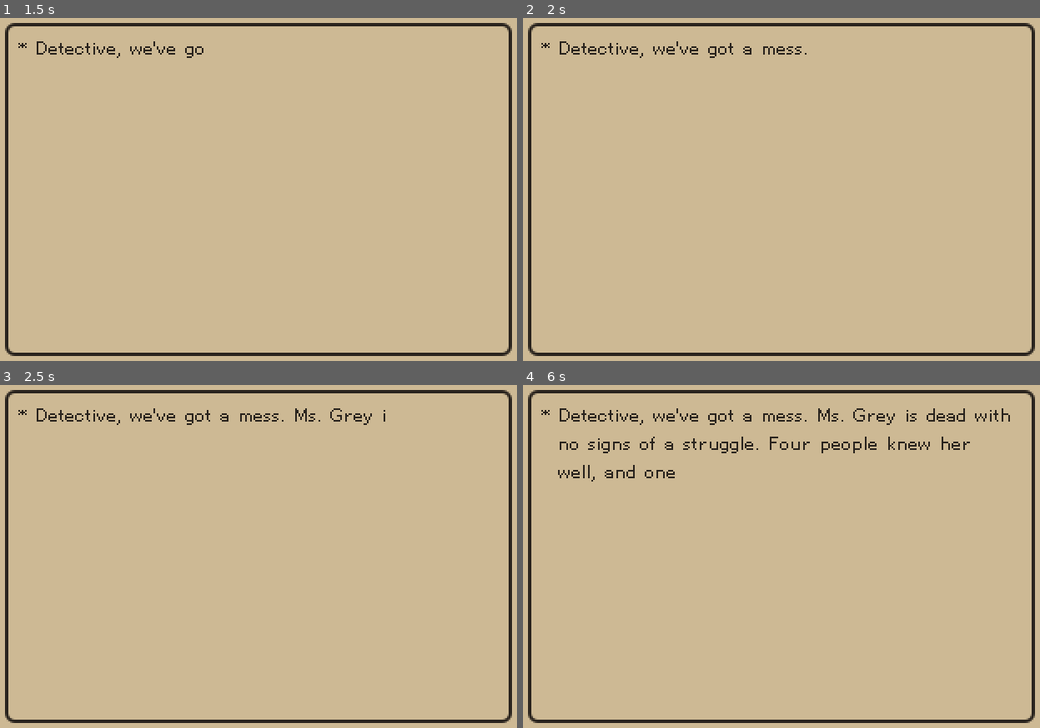
Above: before the commit, frames 1-4 (two rows, left to right).
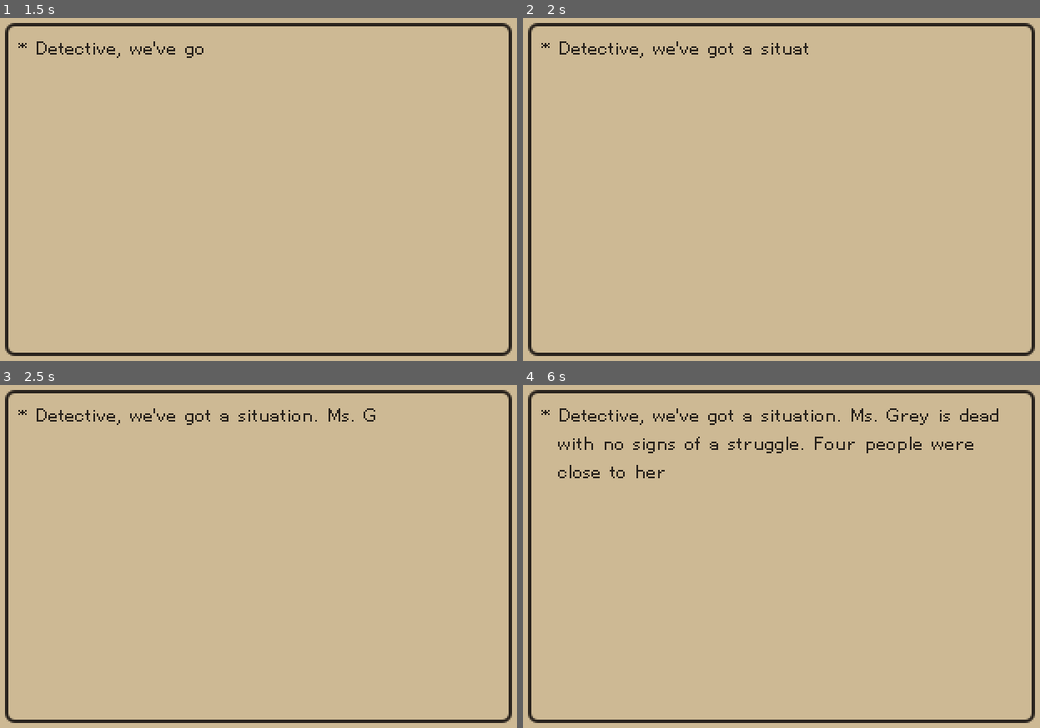
Above: after the commit, the same moments.

Repository: hkattt/game-off-2024
Game: Godot game, scene res://scenes/start_menu.tscn
Two runs of this game, one before a commit and one after it. Both use one fixed random seed, a clock stepped at 60 frames per second and the inputs below. Sound files missing from this copy of the repository are replaced by a short silence.
Inputs:
- Up to frame 1 (1.5 s): tap Space at 0.5 s; hold Right (ui_right) from 0.53 s (still down); tap Enter (ui_accept) at 0.77 s
- Up to frame 2 (2 s): keep holding Right (ui_right); tap Enter (ui_accept) at 1.52 s
- Up to frame 3 (2.5 s): tap Enter (ui_accept) at 2 s; release Right (ui_right) at 2.03 s; hold Left (ui_left) from 2.03 s (still down)
- Up to frame 4 (6 s): release Left (ui_left) at 2.78 s; hold Right (ui_right) 2.78-4.28 s; tap Enter (ui_accept) at 3.02, 3.77, 4.52, 5.75 s; hold Left (ui_left) 4.28-5.03 s; hold Right (ui_right) 5.03-5.78 s; hold Left (ui_left) from 5.78 s (still down)

Frame 1 is identical in both runs. In frame 2, 0.1% of the frame differs, in the area x 46-56%, y 7-11%; in frame 3, 0.3%; in frame 4, 1.8%, in the area x 6-95%, y 6-29%.

Commit message:
Improving story and logic puzzles

Diff:
--- a/game-off-2024/assets/minigames/scientist/logic-challenges.json
+++ b/game-off-2024/assets/minigames/scientist/logic-challenges.json
@@ -18,6 +18,22 @@
         },
         {
             "elements": [
+                "7",
+                "[?]",
+                "9",
+                "6",
+                "11",
+                "8"
+            ],
+            "missing-elements": [
+                "4",
+                "10",
+                "12"
+            ],
+            "correct-missing-element": "4"
+        },
+        {
+            "elements": [
                 "10",
                 "15",
                 "25",
@@ -31,22 +47,6 @@
                 "75"
             ],
             "correct-missing-element": "65"
-        },
-        {
-            "elements": [
-                "7",
-                "[?]",
-                "9",
-                "6",
-                "11",
-                "8"
-            ],
-            "missing-elements": [
-                "4",
-                "10",
-                "12"
-            ],
-            "correct-missing-element": "4"
         }
     ]
 }
--- a/game-off-2024/scenes/accusation.tscn
+++ b/game-off-2024/scenes/accusation.tscn
@@ -44,6 +44,7 @@
 [node name="ChildButton" type="TextureButton" parent="MarginContainer/VBoxContainer/TopHBoxContainer/ChildVBoxContainer"]
 texture_filter = 1
 layout_mode = 2
+size_flags_horizontal = 4
 size_flags_vertical = 4
 texture_normal = ExtResource("2_tew3k")
 texture_pressed = ExtResource("2_tew3k")
@@ -66,6 +67,7 @@
 [node name="DoctorButton" type="TextureButton" parent="MarginContainer/VBoxContainer/TopHBoxContainer/DoctorVBoxContainer"]
 texture_filter = 1
 layout_mode = 2
+size_flags_horizontal = 4
 size_flags_vertical = 4
 texture_normal = ExtResource("3_cor4i")
 texture_pressed = ExtResource("3_cor4i")
@@ -93,6 +95,7 @@
 [node name="ChefButton" type="TextureButton" parent="MarginContainer/VBoxContainer/BottomHBoxContainer/ChefVBoxContainer"]
 texture_filter = 1
 layout_mode = 2
+size_flags_horizontal = 4
 size_flags_vertical = 4
 texture_normal = ExtResource("4_tyntc")
 texture_pressed = ExtResource("4_tyntc")
@@ -115,6 +118,7 @@
 [node name="ScientistButton" type="TextureButton" parent="MarginContainer/VBoxContainer/BottomHBoxContainer/ScientistVBoxContainer"]
 texture_filter = 1
 layout_mode = 2
+size_flags_horizontal = 4
 size_flags_vertical = 4
 texture_normal = ExtResource("3_cor4i")
 texture_pressed = ExtResource("3_cor4i")
--- a/game-off-2024/scenes/story.tscn
+++ b/game-off-2024/scenes/story.tscn
@@ -1,7 +1,7 @@
 [gd_scene load_steps=3 format=3 uid="uid://bmnyiqyg3g447"]
 
 [ext_resource type="PackedScene" uid="uid://dxuo3kk60cdkk" path="res://scenes/text_box.tscn" id="1_kvhw0"]
-[ext_resource type="Script" path="res://scenes/story.gd" id="1_vxi6x"]
+[ext_resource type="Script" path="res://scripts/story.gd" id="1_vxi6x"]
 
 [node name="Story" type="Node2D"]
 script = ExtResource("1_vxi6x")
Not shown, changed: game-off-2024/assets/story-introduction.txt
Renamed: game-off-2024/scenes/story.gd -> game-off-2024/scripts/story.gd
